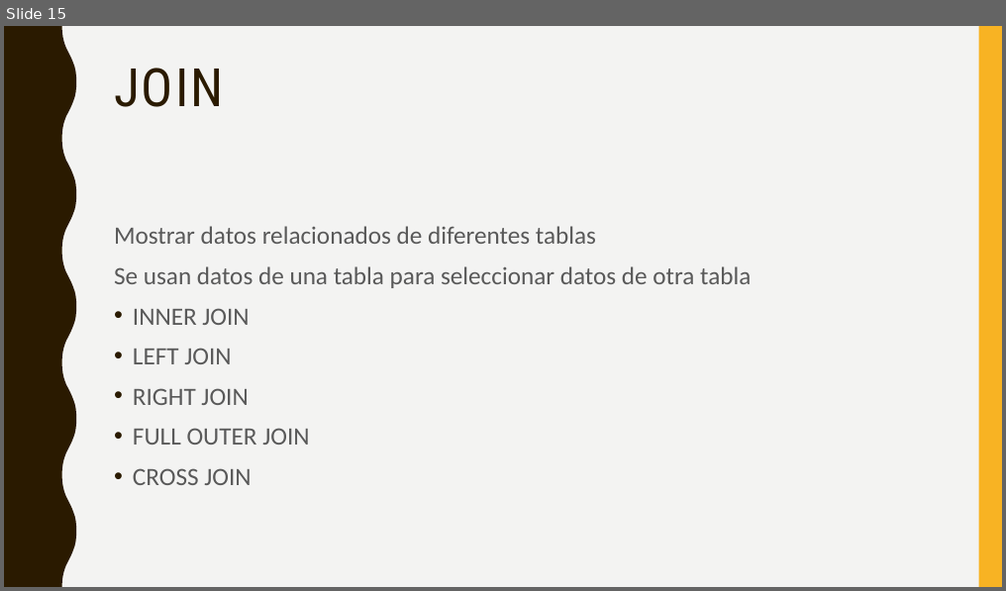
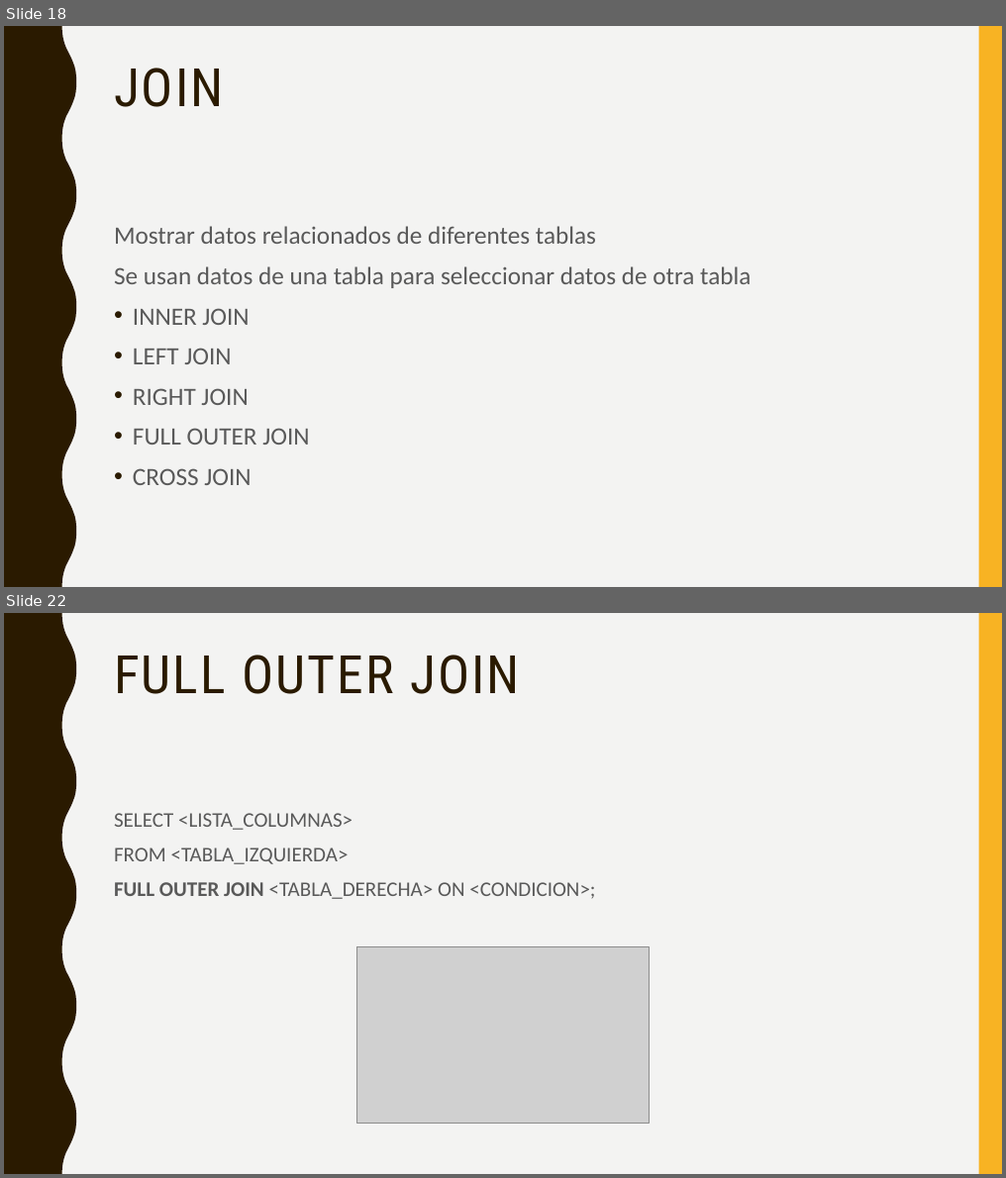
Before and after one commit to crisgon123/backend.tecsup3, a slide deck: Semana 7/Dia 2/Sql server.pptx. Shown one above the other, each under a label of ours: slide 15 before the commit, slides 18 and 22 after it; the slides between them are not shown. The pictures are 1006x591 and 1006x1178 pixels, drawn with LibreOffice and Linux fonts; fonts in the diff are those of the drawing; grey boxes stand for pictures. Boxes give left, top, right and bottom in pixels: in the first picture for what was removed or moved away, otherwise in the second. Text is boxed around its words. In the diff, an @@ line names an element or a change of style, - is before the commit and + after.

```diff
--- a/Semana 7/Dia 2/Sql server.pptx
+++ b/Semana 7/Dia 2/Sql server.pptx
@@ slide 22 added at (x1=4, y1=613, x2=1002, y2=1174), background #F3F3F2; not listed: 2 template elements that a slide beside it also shows @@
@@ title added at (x1=114, y1=655, x2=520, y2=694), 51 pt, text #2A1A00 @@
+FULL OUTER JOIN
@@ text added at (x1=114, y1=813, x2=595, y2=899), 20 pt, text #595959 @@
+SELECT <LISTA_COLUMNAS>
+FROM <TABLA_IZQUIERDA>
+FULL OUTER JOIN <TABLA_DERECHA> ON <CONDICION>;
@@ picture added at (x1=356, y1=947, x2=649, y2=1123) @@
@@ what was slide 15 is now slide 18 @@
```
Also in this commit, not shown: 1 slide changed, 15 other slides added, 1 other file.
